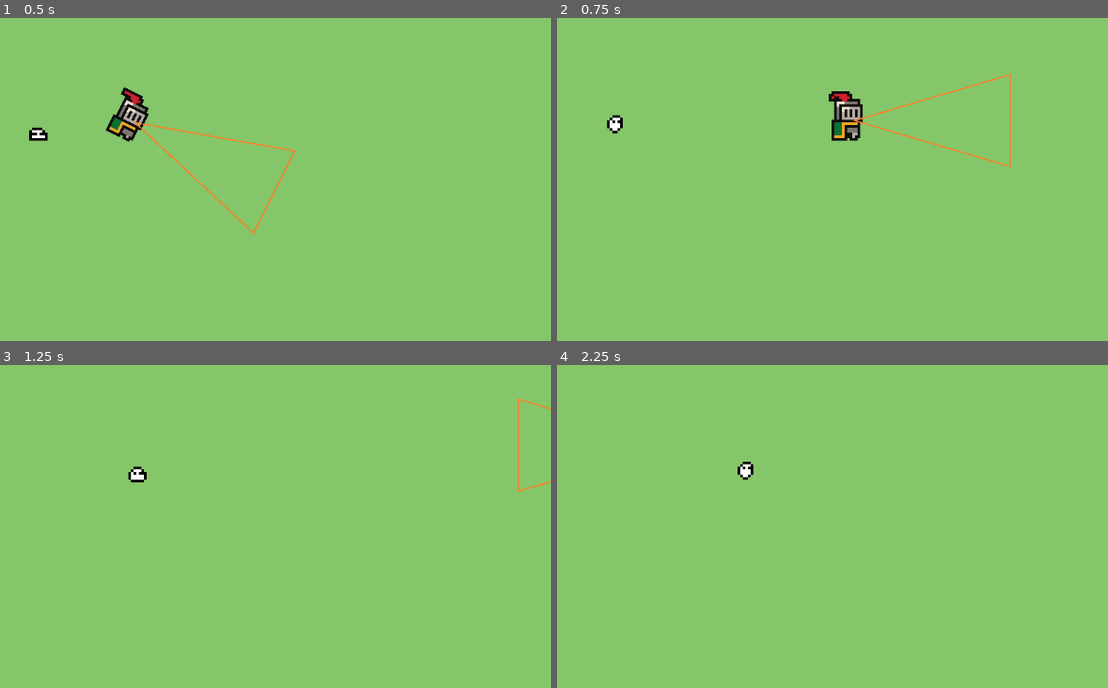
Above: before the commit, frames 1-4 (two rows, left to right).
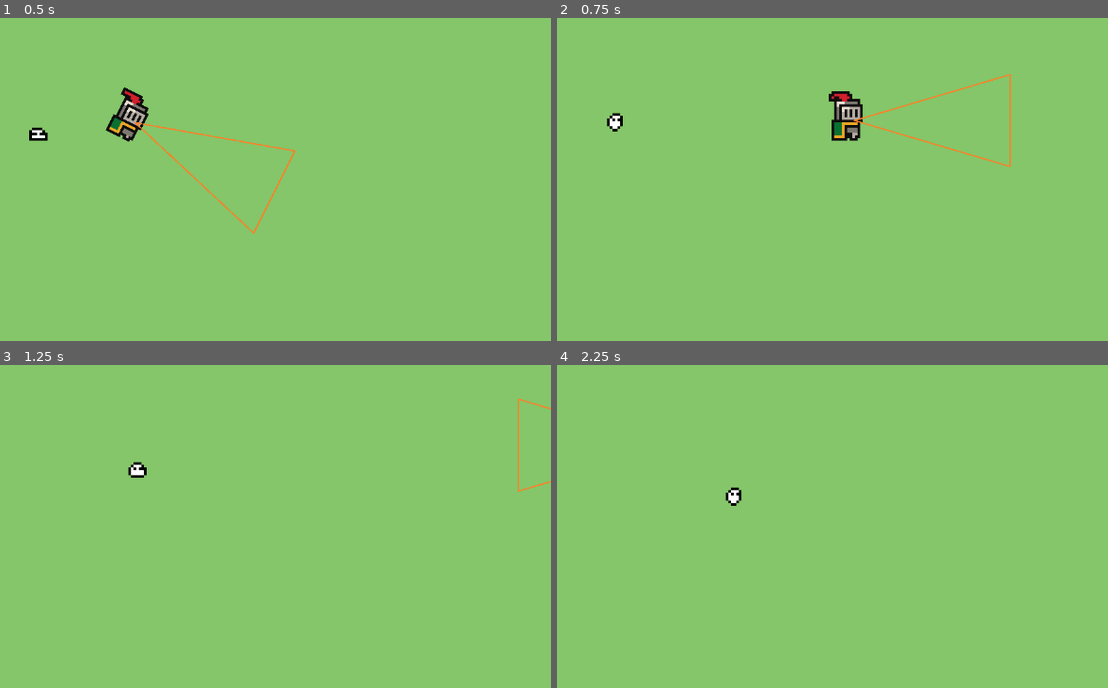
Above: after the commit, the same moments.

Repository: VMormoris/tinycreatures
Game: Godot game, scene res://Scenes/MainScene.tscn
The game is run twice, just before and just after one commit, with the same random seed, the same clock (stepped at 60 frames per second) and the same inputs.
Inputs (mouse positions are in pixels of both pictures, inside the frame that each line leads up to):
- Up to frame 1 (0.5 s): no input
- Up to frame 2 (0.75 s): move the mouse to (898, 108) at 0.52 s; press the mouse at (898, 108) at 0.53 s; hold D (Right) from 0.53 s (still down)
- Up to frame 3 (1.25 s): keep holding D (Right)
- Up to frame 4 (2.25 s): move the mouse to (584, 497) at 1.27 s; release D (Right) at 1.28 s; release the mouse at (584, 497) at 1.28 s; hold S (Down) 1.28-2.03 s; click (584, 497) at 1.35 s; move the mouse to (804, 384) at 2.02 s; press the mouse at (804, 384) at 2.03 s; hold D (Right) from 2.03 s (still down)

Frame 1 is identical in both runs. In frame 2, less than 0.1% of the frame differs, in the area x 9-12%, y 29-36%; in frame 3, 0.2%; in frame 4, 0.3%, in the area x 30-36%, y 29-44%.

Commit message:
Slime chase

Diff:
--- a/Nodes/Player.tscn
+++ b/Nodes/Player.tscn
@@ -58,7 +58,6 @@
 [node name="Area2D" type="Area2D" parent="Sprite2D"]
 
 [node name="CollisionPolygon2D" type="CollisionPolygon2D" parent="Sprite2D/Area2D"]
-scale = Vector2(1, 1)
 polygon = PackedVector2Array(-12.5, -250, 162.5, 344, -187.5, 344)
 
 [connection signal="area_entered" from="Sprite2D/Area2D" to="." method="_on_area_2d_area_entered"]
--- a/Scripts/EnemyController.gd
+++ b/Scripts/EnemyController.gd
@@ -7,39 +7,44 @@
 
 @onready var sr: AnimatedSprite2D = $AnimatedSprite2D
 @onready var player: CharacterBody2D = %Player
-var velocityY: float = 0.0
+
+var dir: Vector2 = Vector2.ZERO
+var velocity_y: float = 0.0
 var touching_ground: bool = true
+
 var ableToMove: bool = true
 
 # Called every frame. 'delta' is the elapsed time since the previous frame.
 func _process(delta: float) -> void:
-	if(ableToMove):
-		moveHorizontally(delta)
-		moveVertically(delta)
-	else:
-		moveToPlayer(delta)
-		ableToMove = true
+	chase_player(delta)
+	apply_gravity(delta)
+#	if(ableToMove):
+#		moveHorizontally(delta)
+#		moveVertically(delta)
+#	else:
+#		moveToPlayer(delta)
+#		ableToMove = true
 
-func moveHorizontally(delta: float) -> void:
-	if (sr.frame > 1):
-		position.x += SPEED * delta
+func chase_player(delta: float) -> void:
+	dir = (player.position - position).normalized()
+	if sr.frame > 1:
+		position += SPEED * delta * dir
 		if touching_ground:
-			velocityY = JUMP_VELOCIY
+			velocity_y = JUMP_VELOCIY
 			touching_ground = false
-	elif (sr.frame <= 1):
+	elif sr.frame <= 1:
 		touching_ground = true
-		velocityY = 0.0
 
-func moveVertically(delta: float) -> void:
+func apply_gravity(delta: float) -> void:
 	if not touching_ground:
-		position.y += velocityY * delta + 0.5 * g * delta * delta
-		velocityY += g * delta
+		position.y += velocity_y * delta + 0.5 * g * delta * delta
+		velocity_y += g * delta
 
 func moveToPlayer(delta: float) -> void:
 	print("Elo")
 	position = player.position
 	#position = position.direction_tosd(player.posistion) * SPEED * delta
-	if(position == player.position):
+	if position == player.position:
 		queue_free()
 
 func _on_player_capture() -> void:
